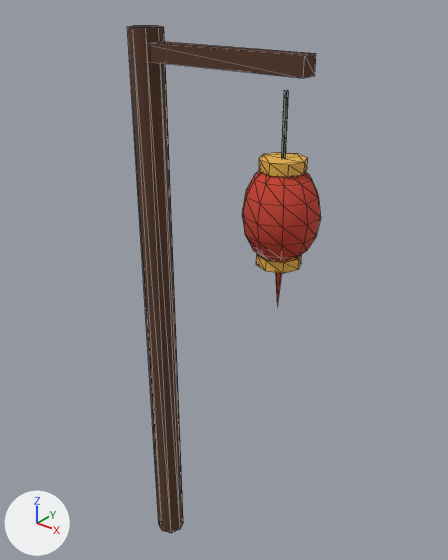
A saved change to the glTF model assets/models/env/lantern_post.glb.
Before and after are seen from a 50 mm camera at (2.12, -2.09, 3.19) aimed at (0.34, 0.13, 1.81). The lights are fixed; the arrows at lower left show +X, +Y and +Z. The first picture is the older version. Mesh edges are drawn as thin lines. Objects named as collision shapes, trigger or cutter boxes, shadow casters or lower levels of detail are left out. Vertices at exactly the same position are counted once.

Objects in the first picture: 'LanternPost'.
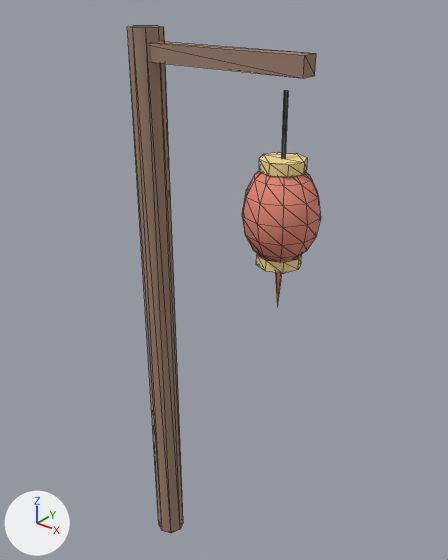
The change, as a diff of the scene's bpy script:
```diff
--- a/assets/models/env/lantern_post.glb.py
+++ b/assets/models/env/lantern_post.glb.py
@@ mat_vk_vcol @@
+mat_vk_vcol = bpy.data.materials.new('VK_vcol')
+mat_vk_vcol.use_nodes = True; mat_vk_vcol.node_tree.nodes.clear()
+_N = mat_vk_vcol.node_tree.nodes; _L = mat_vk_vcol.node_tree.links
+n0 = _N.new('ShaderNodeBsdfPrincipled'); n0.name = 'Principled BSDF'
+n0.inputs[2].default_value = 0.9  # 'Roughness'
+n1 = _N.new('ShaderNodeOutputMaterial'); n1.name = 'Material Output'
+n2 = _N.new('ShaderNodeVertexColor'); n2.name = 'Color Attribute'
+_L.new(n0.outputs[0], n1.inputs[0])  # 'BSDF' to 'Surface'
+_L.new(n2.outputs[0], n0.inputs[0])  # 'Color' to 'Base Color'
@@ me_lanternpost @@
 me_lanternpost.from_pydata(...)  # 183 vertices, 334 faces; spans x -0.08..0.91, y -0.17..0.17, z 0.0..3.0
 # used by ob_lanternpost; location = (0.0, 0.0, 0.0)
+# me_lanternpost part 1: 40 faces spanning x -0.08..0.85, y -0.08..0.08, z 0.0..3.0 switch from mat_vk_wood_dark (brown #573827) to mat_vk_vcol
+# me_lanternpost part 2: 12 faces spanning x 0.74..0.76, y -0.01..0.01, z 2.52..2.8 switch from mat_vk_ink (black #1b1d22) to mat_vk_vcol
+# me_lanternpost part 3: 146 faces spanning x 0.59..0.91, y -0.17..0.17, z 1.85..2.52 switch from mat_vk_vermilion (red #c8402e) to mat_vk_vcol
+# me_lanternpost part 4: 56 faces spanning x 0.65..0.85, y -0.1..0.1, z 2.06..2.54 switch from mat_vk_gold (orange #e9b24a) to mat_vk_vcol
 me_lanternpost.materials.append(mat_vk_lantern)
```

What differs and where, as boxes [x1, y1, x2, y2] in the pictures (448 x 560 px):
part 1 of me_lanternpost, recoloured
    both: [127, 26, 316, 533]
part 2 of me_lanternpost, recoloured
    both: [281, 90, 288, 159]
part 3 of me_lanternpost, recoloured (lighter)
    both: [242, 171, 321, 302]
part 4 of me_lanternpost, recoloured
    both: [256, 152, 307, 273]
